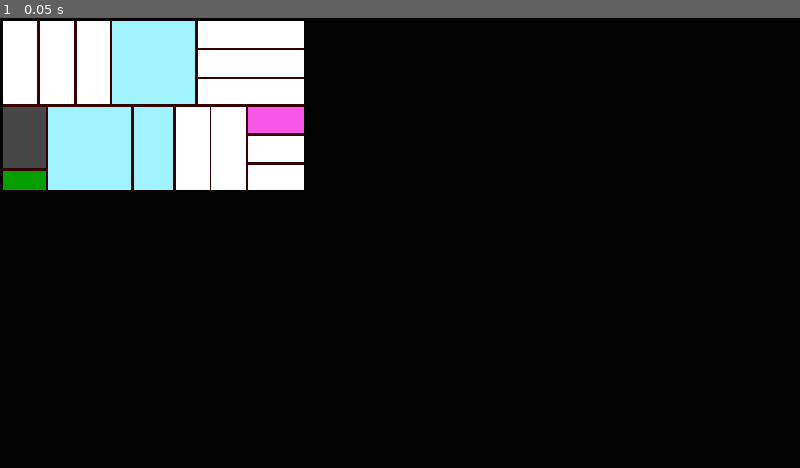
Above: before the commit, frame 1.
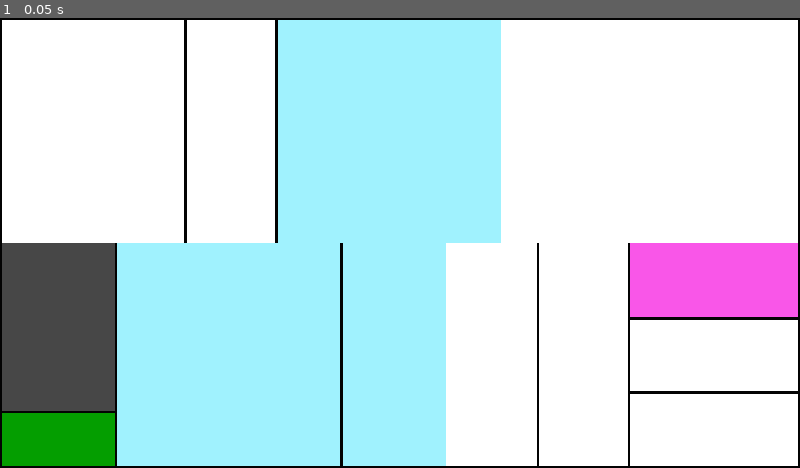
Above: after the commit, the same moment.

Repository: josh-mcmanus/Sell-Clones-Game
Game: Godot game, scene res://Scenes/main.tscn
Same seed, same stepped clock (60 frames per second), same inputs: the game is played once before the commit and once after it.
Inputs:
- Up to frame 1 (0.05 s): no input

The runs differ from the first frame. In frame 1, 92% of the frame differs, in the area x 0-100%, y 0-100%.

Commit message:
Feat: Update UI test to 1920x1080 from 480x270

Diff:
--- a/Scenes/main.tscn
+++ b/Scenes/main.tscn
@@ -17,15 +17,6 @@
 grow_vertical = 2
 color = Color(0.012617188, 0.012617188, 0.012617188, 1)
 
-[node name="Background Color2" type="ColorRect" parent="." unique_id=585893381]
-custom_minimum_size = Vector2(480, 270)
-layout_mode = 0
-offset_left = 6.0
-offset_top = 6.0
-offset_right = 486.0
-offset_bottom = 276.0
-color = Color(1, 0, 0, 0.2)
-
 [node name="MarginContainer" type="MarginContainer" parent="." unique_id=2044030825]
 custom_minimum_size = Vector2(1280, 720)
 layout_mode = 1
@@ -43,23 +34,22 @@
 layout_mode = 2
 
 [node name="Top Half" type="HBoxContainer" parent="MarginContainer/VBoxContainer" unique_id=1530911070]
-custom_minimum_size = Vector2(12, 0)
 layout_mode = 2
 
 [node name="Upgrade 3" type="ColorRect" parent="MarginContainer/VBoxContainer/Top Half" unique_id=1610932301]
-custom_minimum_size = Vector2(54, 133)
+custom_minimum_size = Vector2(216, 532)
 layout_mode = 2
 
 [node name="Upgrade 2" type="ColorRect" parent="MarginContainer/VBoxContainer/Top Half" unique_id=1509140904]
-custom_minimum_size = Vector2(54, 0)
+custom_minimum_size = Vector2(216, 0)
 layout_mode = 2
 
 [node name="Upgrade 1" type="ColorRect" parent="MarginContainer/VBoxContainer/Top Half" unique_id=608873669]
-custom_minimum_size = Vector2(54, 0)
+custom_minimum_size = Vector2(216, 0)
 layout_mode = 2
 
 [node name="Clone" type="ColorRect" parent="MarginContainer/VBoxContainer/Top Half" unique_id=1395389864]
-custom_minimum_size = Vector2(133, 0)
+custom_minimum_size = Vector2(534, 0)
 layout_mode = 2
 color = Color(0.6260537, 0.9499089, 0.9943686, 1)
 
@@ -67,15 +57,15 @@
 layout_mode = 2
 
 [node name="Research 1" type="ColorRect" parent="MarginContainer/VBoxContainer/Top Half/Research Tab" unique_id=283021266]
-custom_minimum_size = Vector2(169, 42)
+custom_minimum_size = Vector2(710, 175)
 layout_mode = 2
 
 [node name="Research 2" type="ColorRect" parent="MarginContainer/VBoxContainer/Top Half/Research Tab" unique_id=754631861]
-custom_minimum_size = Vector2(0, 41.5)
+custom_minimum_size = Vector2(0, 175)
 layout_mode = 2
 
 [node name="Research 3" type="ColorRect" parent="MarginContainer/VBoxContainer/Top Half/Research Tab" unique_id=1700521418]
-custom_minimum_size = Vector2(0, 41.5)
+custom_minimum_size = Vector2(0, 174)
 layout_mode = 2
 
 [node name="Bottom Half" type="HBoxContainer" parent="MarginContainer/VBoxContainer" unique_id=329802072]
@@ -85,45 +75,53 @@
 layout_mode = 2
 
 [node name="Black hole" type="ColorRect" parent="MarginContainer/VBoxContainer/Bottom Half/Black Hole and Money" unique_id=326432024]
-custom_minimum_size = Vector2(68, 97)
+custom_minimum_size = Vector2(272, 400)
 layout_mode = 2
 color = Color(0.27752772, 0.27752772, 0.27752772, 1)
 
 [node name="Money" type="ColorRect" parent="MarginContainer/VBoxContainer/Bottom Half/Black Hole and Money" unique_id=1656542389]
-custom_minimum_size = Vector2(64, 32)
+custom_minimum_size = Vector2(272, 128)
 layout_mode = 2
 color = Color(0.015571741, 0.61963785, 0, 1)
 
 [node name="Cloning Tanks" type="ColorRect" parent="MarginContainer/VBoxContainer/Bottom Half" unique_id=1829354408]
-custom_minimum_size = Vector2(133, 133)
+custom_minimum_size = Vector2(534, 532)
 layout_mode = 2
 color = Color(0.627451, 0.9490196, 0.99607843, 1)
 
 [node name="Upgrade Tank" type="ColorRect" parent="MarginContainer/VBoxContainer/Bottom Half" unique_id=1900054778]
-custom_minimum_size = Vector2(62, 133)
+custom_minimum_size = Vector2(248, 0)
 layout_mode = 2
 color = Color(0.627451, 0.9490196, 0.99607843, 1)
 
 [node name="Tank upgrades" type="ColorRect" parent="MarginContainer/VBoxContainer/Bottom Half" unique_id=1625413112]
-custom_minimum_size = Vector2(54, 133)
+custom_minimum_size = Vector2(216, 0)
 layout_mode = 2
 
 [node name="Brain upgrades" type="ColorRect" parent="MarginContainer/VBoxContainer/Bottom Half" unique_id=463031947]
-custom_minimum_size = Vector2(54, 133)
+custom_minimum_size = Vector2(216, 0)
 layout_mode = 2
 
 [node name="Brain and Research" type="VBoxContainer" parent="MarginContainer/VBoxContainer/Bottom Half" unique_id=285007478]
 layout_mode = 2
 
 [node name="Brain" type="ColorRect" parent="MarginContainer/VBoxContainer/Bottom Half/Brain and Research" unique_id=1822160779]
-custom_minimum_size = Vector2(89, 42)
+custom_minimum_size = Vector2(402, 176)
 layout_mode = 2
 color = Color(0.97737914, 0.33635962, 0.90791553, 1)
 
 [node name="Brain research" type="ColorRect" parent="MarginContainer/VBoxContainer/Bottom Half/Brain and Research" unique_id=1207417049]
-custom_minimum_size = Vector2(30, 41.5)
+custom_minimum_size = Vector2(0, 174)
 layout_mode = 2
 
 [node name="Tank research" type="ColorRect" parent="MarginContainer/VBoxContainer/Bottom Half/Brain and Research" unique_id=1021769550]
-custom_minimum_size = Vector2(30, 41.5)
+custom_minimum_size = Vector2(0, 174)
 layout_mode = 2
+
+[node name="ColorRect" type="ColorRect" parent="." unique_id=1461809557]
+layout_mode = 0
+offset_left = 1914.0
+offset_top = 542.0
+offset_right = 1915.0
+offset_bottom = 543.0
+color = Color(1, 0, 0, 1)
--- a/project.godot
+++ b/project.godot
@@ -17,8 +17,8 @@
 
 [display]
 
-window/size/viewport_width=1280
-window/size/viewport_height=720
+window/size/viewport_width=1920
+window/size/viewport_height=1080
 window/stretch/mode="canvas_items"
 
 [dotnet]
